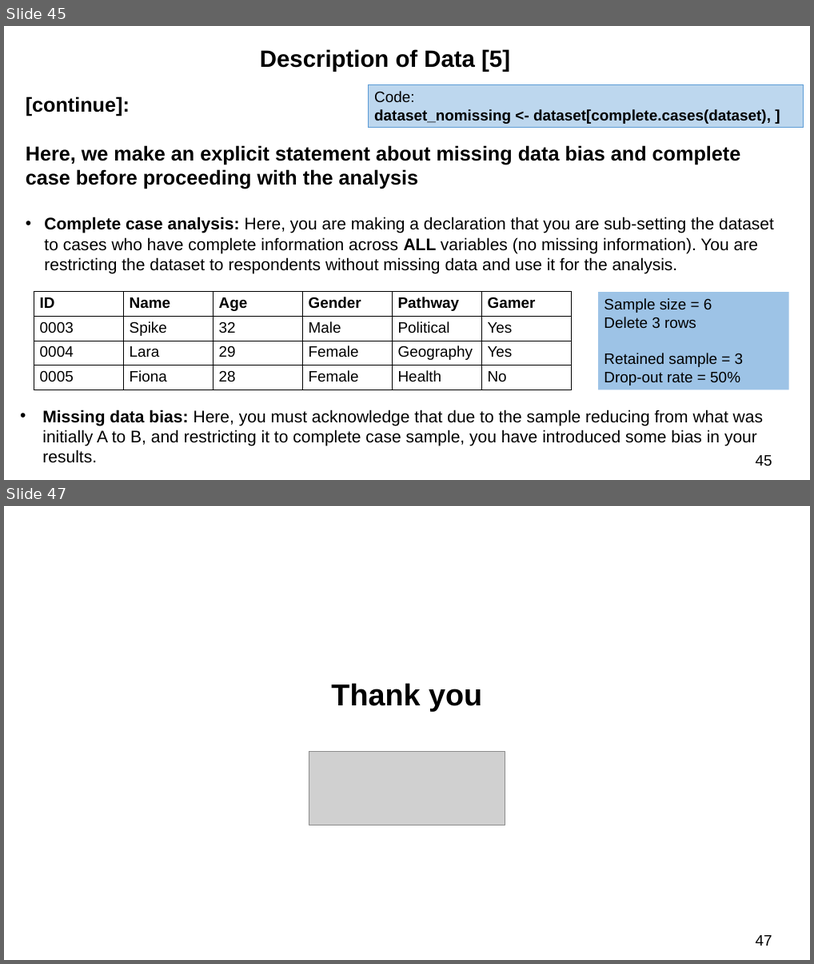
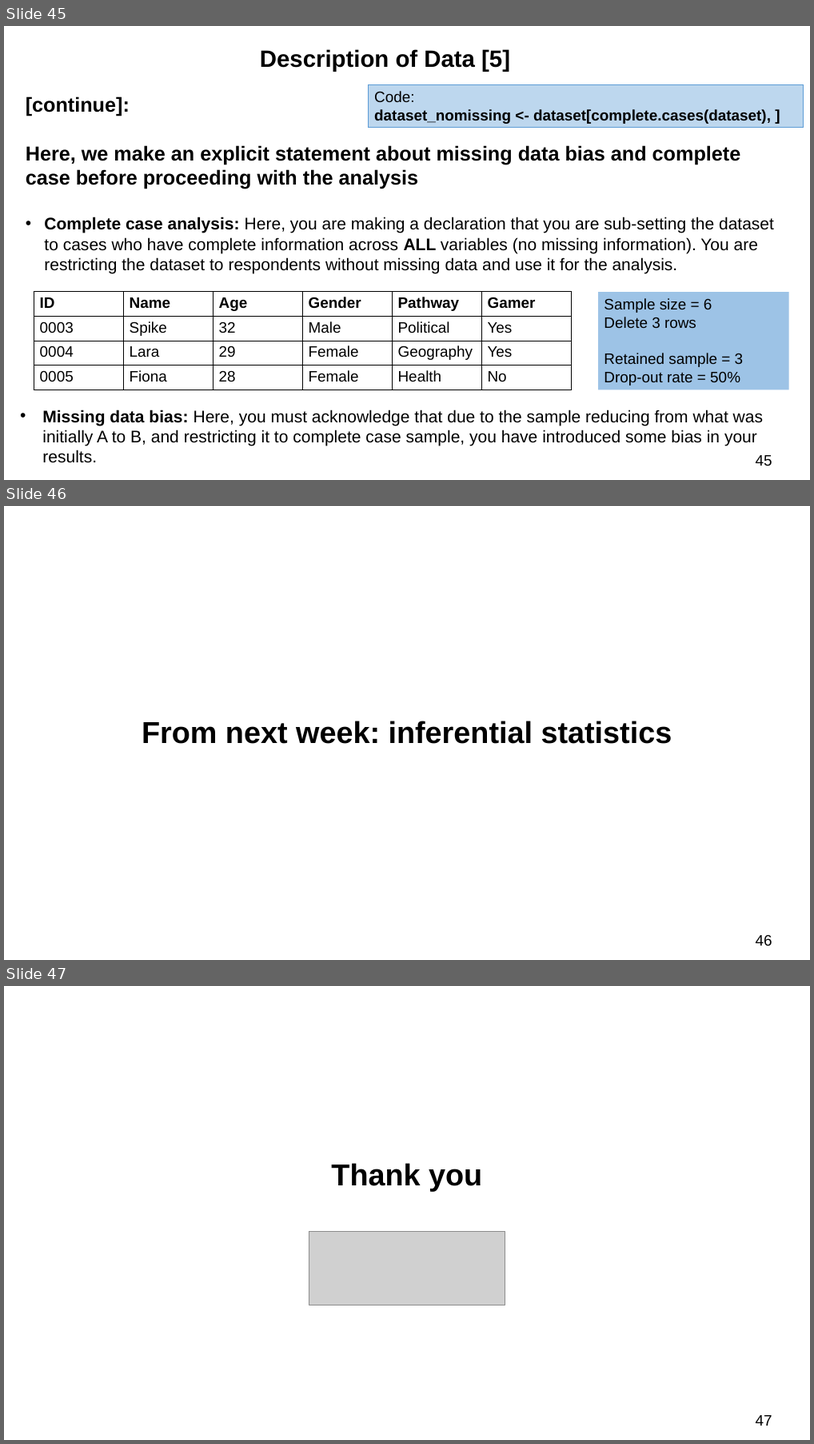
Before and after one commit to ucl-pols8-2526/POLS0008, a slide deck: Lecture_notes_ppts/POLS0008-2025-26 Week 4 Sourcing Data.pptx. Shown one above the other, each under a label of ours: slides 45 and 47 before the commit, slides 45, 46 and 47 after it; the slides between them are not shown. The pictures are 814x964 and 814x1444 pixels, drawn with LibreOffice and Linux fonts; fonts in the diff are those of the drawing; grey boxes stand for pictures. Boxes give left, top, right and bottom in pixels: in the first picture for what was removed or moved away, otherwise in the second. Text is boxed around its words. In the diff, an @@ line names an element or a change of style, - is before the commit and + after.

```diff
--- a/Lecture_notes_ppts/POLS0008-2025-26 Week 4 Sourcing Data.pptx
+++ b/Lecture_notes_ppts/POLS0008-2025-26 Week 4 Sourcing Data.pptx
@@ slide 46 added at (4,506,810,960), background #FFFFFF @@
@@ text added at (142,720,673,744), 36 pt, text #000000, bold @@
+From next week: inferential statistics
@@ page number added at (756,934,773,946), 18 pt, text #000000 @@
+46
```
Also in this commit, not shown: 1 slide changed, 1 other slide added, 2 slides removed, 1 other file.
